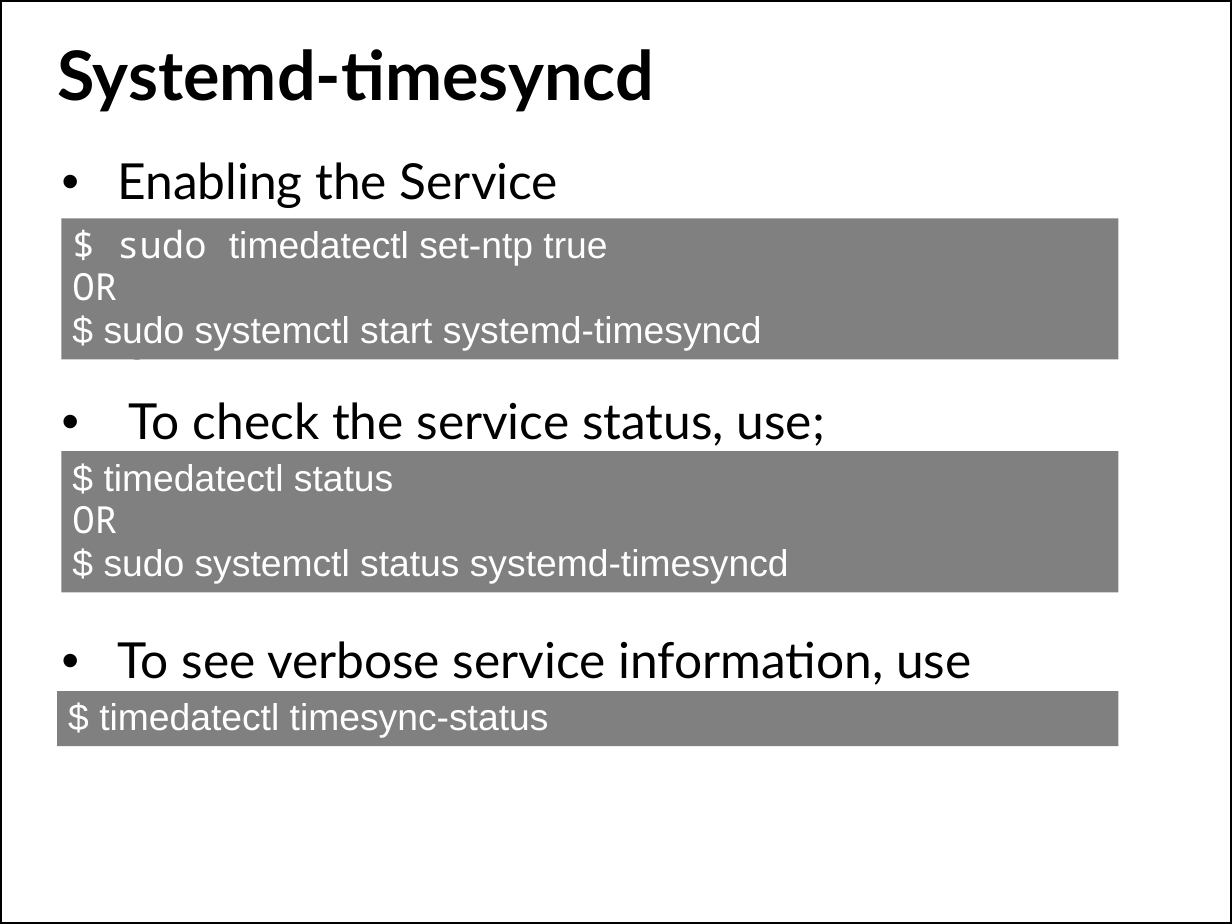
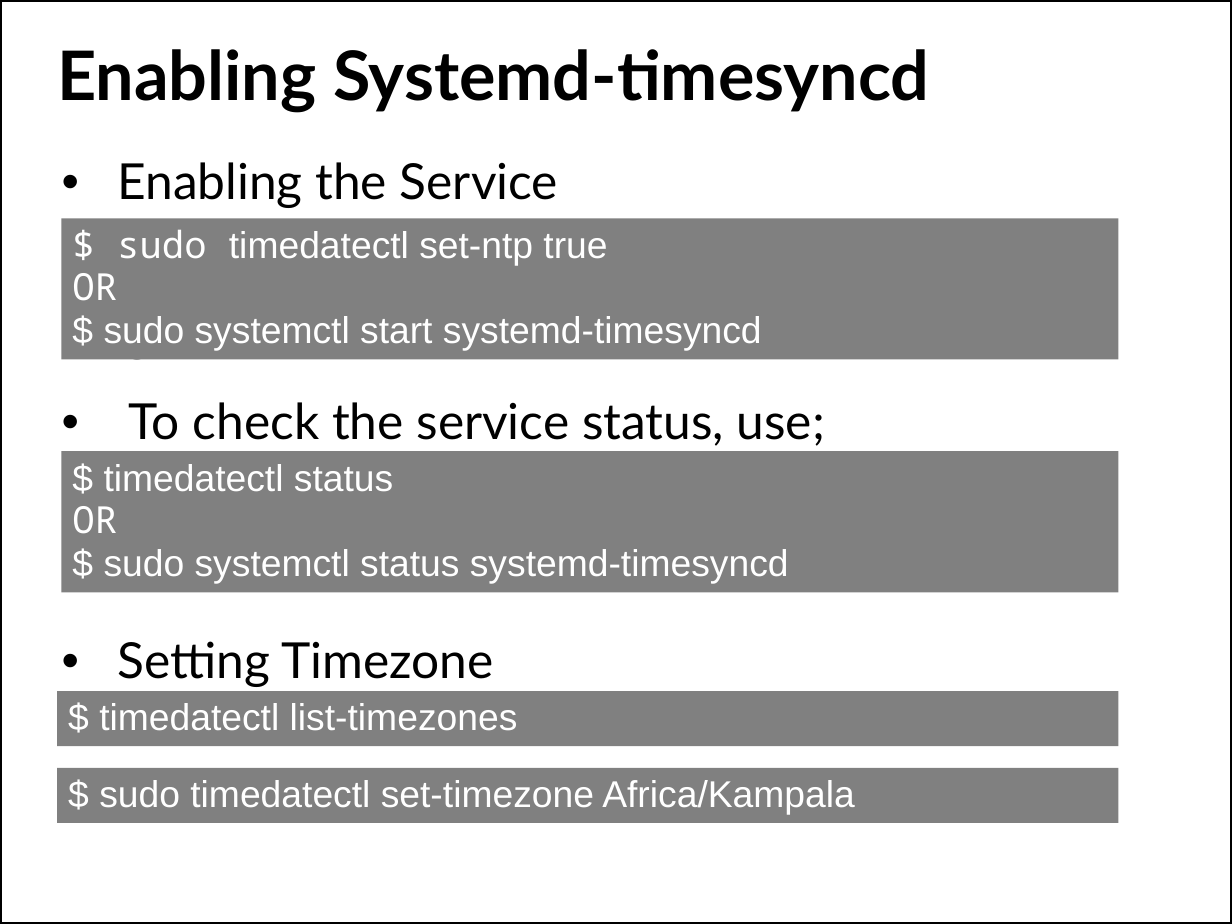
Before and after one commit to afnog/sse, a slide deck: slide 23 of ntp/ntp-service.pptx (slide 24 before the commit). Drawn at 1232x924 pixels with LibreOffice and Linux fonts; fonts in the diff are those of the drawing; background and template pictures are left out. Boxes give left, top, right and bottom in pixels: in the first picture for what was removed or moved away, otherwise in the second. Text is boxed around its words. In the diff, an @@ line names an element or a change of style, - is before the commit and + after.

```diff
--- a/ntp/ntp-service.pptx
+++ b/ntp/ntp-service.pptx
@@ title at <box>57,49,930,113</box>: text changed @@
-Systemd-timesyncd
+Enabling Systemd-timesyncd
@@ text at <box>117,641,493,687</box>: text changed @@
-• To see verbose service information, use
+• Setting Timezone
@@ text in rectangle at <box>99,703,518,731</box>: text changed @@
-$ timedatectl timesync-status
+$ timedatectl list-timezones
@@ rectangle added at <box>57,768,1119,823</box>, fill #808080, 24 pt, text #FFFFFF @@
+$ sudo timedatectl set-timezone Africa/Kampala
```
Also in this commit, not shown: 8 other slides changed, 1 slide removed, 1 other file.
